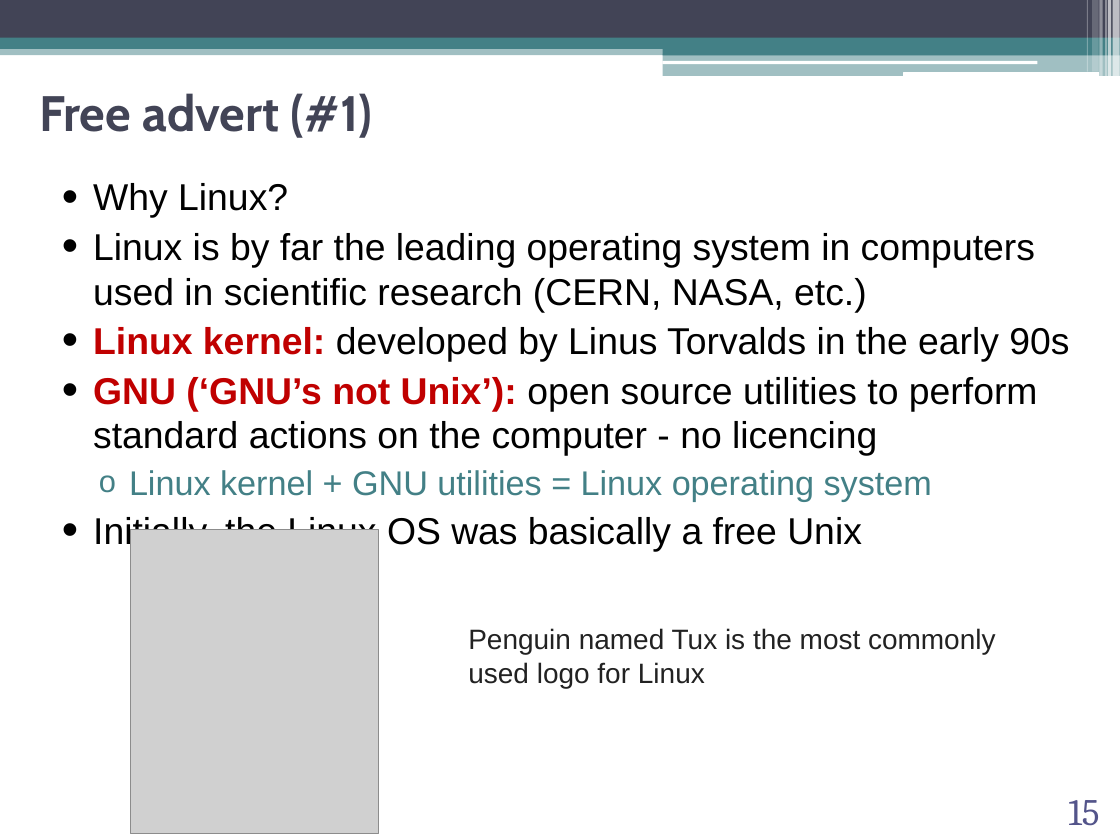
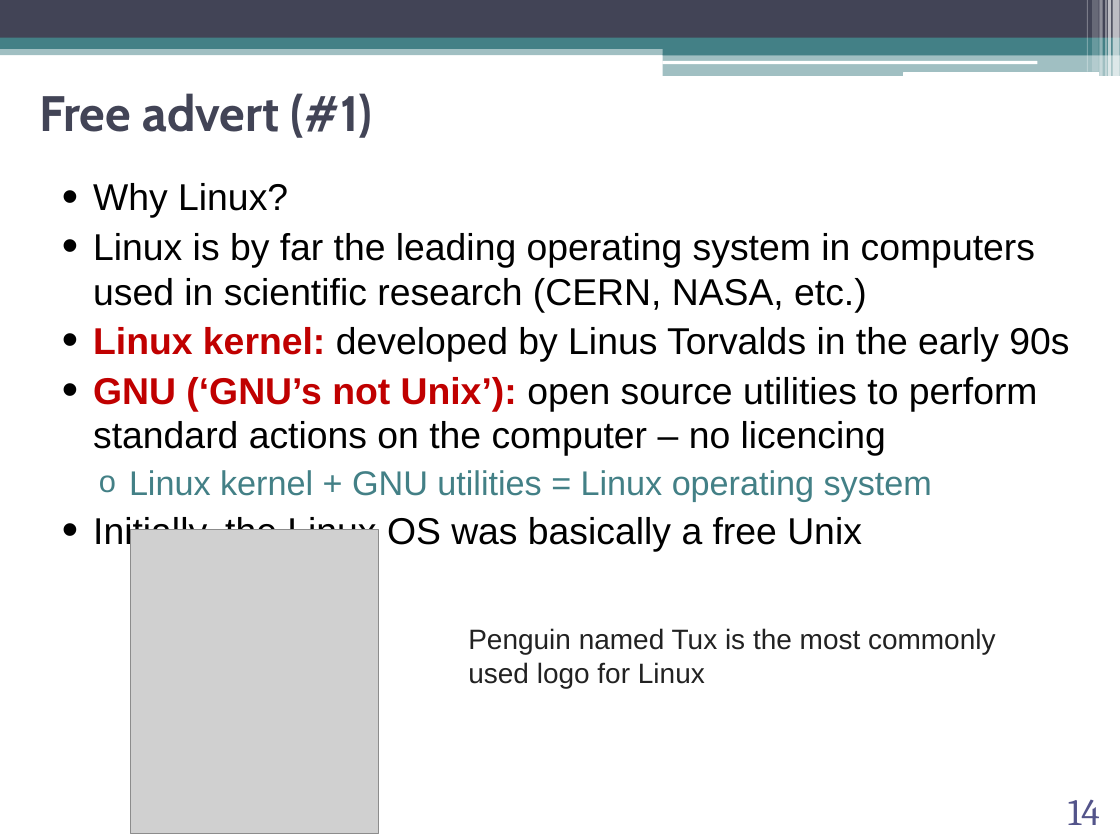
Before and after one commit to abilandz/PH8124, a slide deck: slide 14 of Lecture_1/ABilandzic_PH8124_SS2023.pptx (slide 15 before the commit). Drawn at 1120x840 pixels with LibreOffice and Linux fonts; fonts in the diff are those of the drawing; grey boxes stand for pictures; background and template pictures are left out. Boxes give left, top, right and bottom in pixels: in the first picture for what was removed or moved away, otherwise in the second. Text is boxed around its words. In the diff, an @@ line names an element or a change of style, - is before the commit and + after.

```diff
--- a/Lecture_1/ABilandzic_PH8124_SS2023.pptx
+++ b/Lecture_1/ABilandzic_PH8124_SS2023.pptx
@@ text at bbox=[93, 377, 1038, 456]: text changed @@
-• GNU (‘GNU’s not Unix’): open source utilities to perform standard actions on the computer - no licencing
+• GNU (‘GNU’s not Unix’): open source utilities to perform standard actions on the computer – no licencing
@@ page number at bbox=[1068, 800, 1100, 825]: text changed @@
-15
+14
```
Also in this commit, not shown: 12 other slides changed, 1 slide removed, 3 other files.
